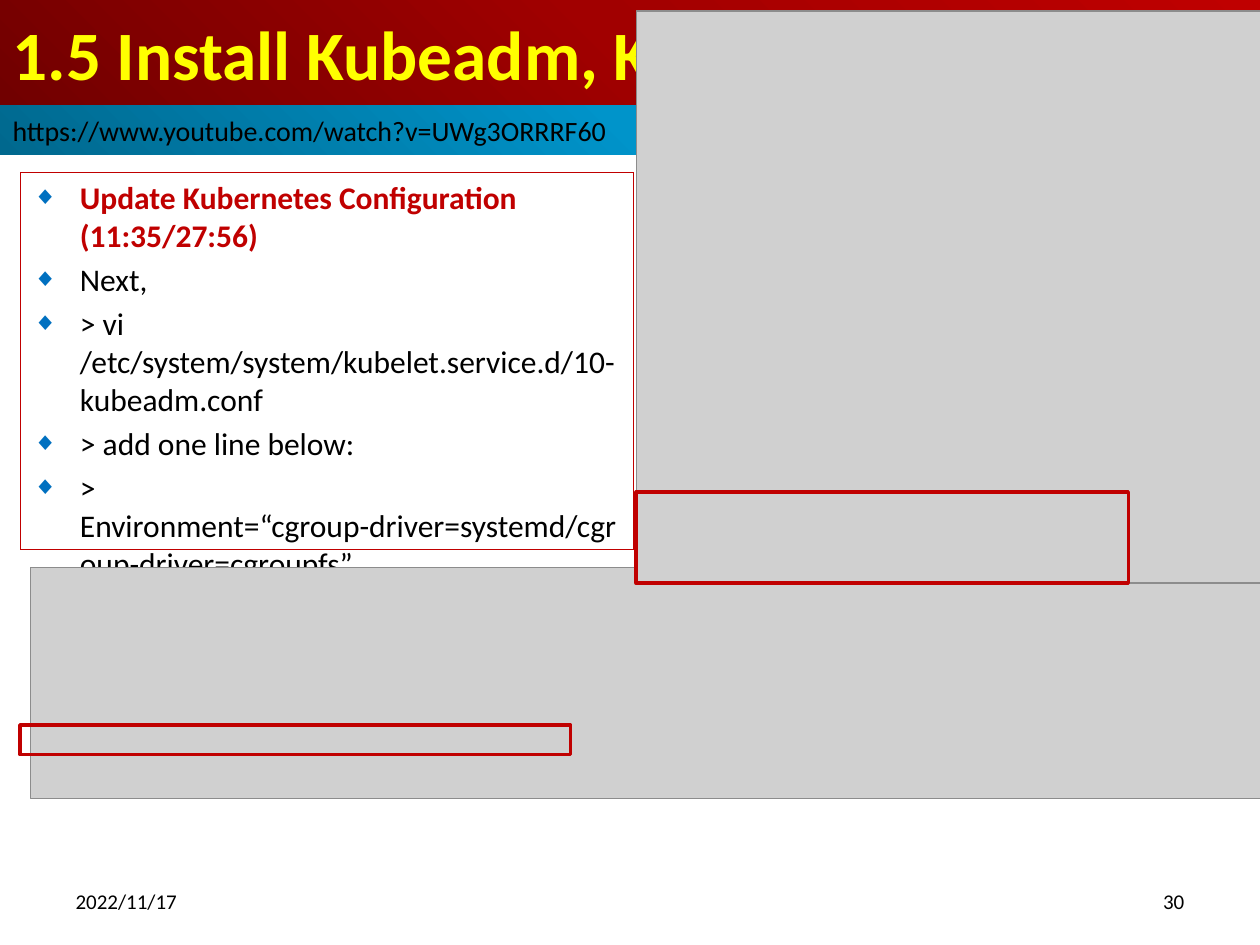
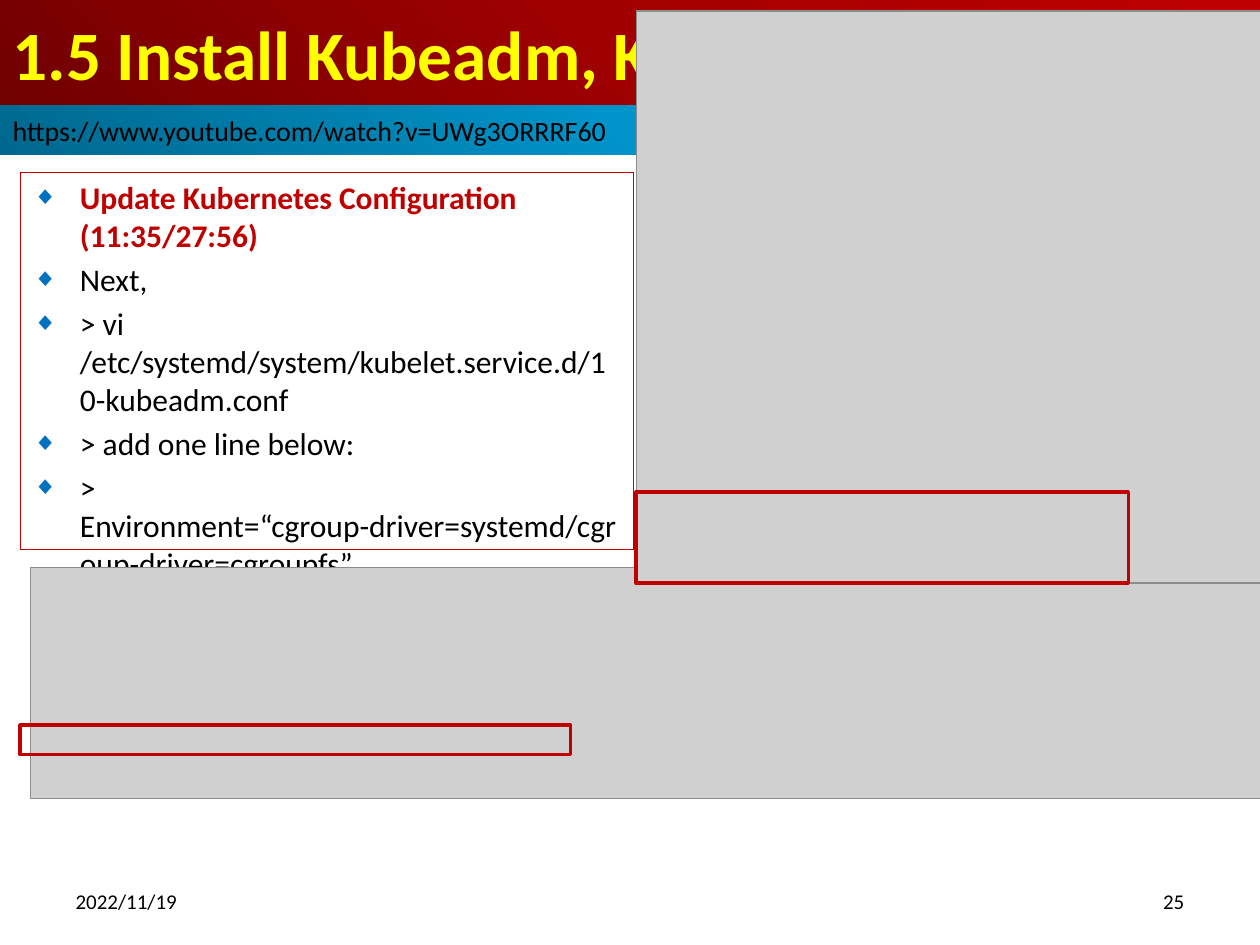
Before and after one commit to peterhchen/900_Kubernetes, a slide deck: slide 25 of 001_01_Install_MS_P01_Master.pptx (slide 30 before the commit). Drawn at 1260x945 pixels with LibreOffice and Linux fonts; fonts in the diff are those of the drawing; grey boxes stand for pictures. Boxes give left, top, right and bottom in pixels: in the first picture for what was removed or moved away, otherwise in the second. Text is boxed around its words. In the diff, an @@ line names an element or a change of style, - is before the commit and + after.

```diff
--- a/001_01_Install_MS_P01_Master.pptx
+++ b/001_01_Install_MS_P01_Master.pptx
@@ subtitle at [80, 313, 606, 412]: text changed @@
-◆ > vi /etc/system/system/kubelet.service.d/10-kubeadm.conf
+◆ > vi /etc/systemd/system/kubelet.service.d/10-kubeadm.conf
@@ text at [76, 894, 177, 910]: text changed @@
-2022/11/17
+2022/11/19
@@ page number at [1163, 895, 1184, 909]: text changed @@
-30
+25
```
Also in this commit, not shown: 27 other slides changed, 5 slides removed.
